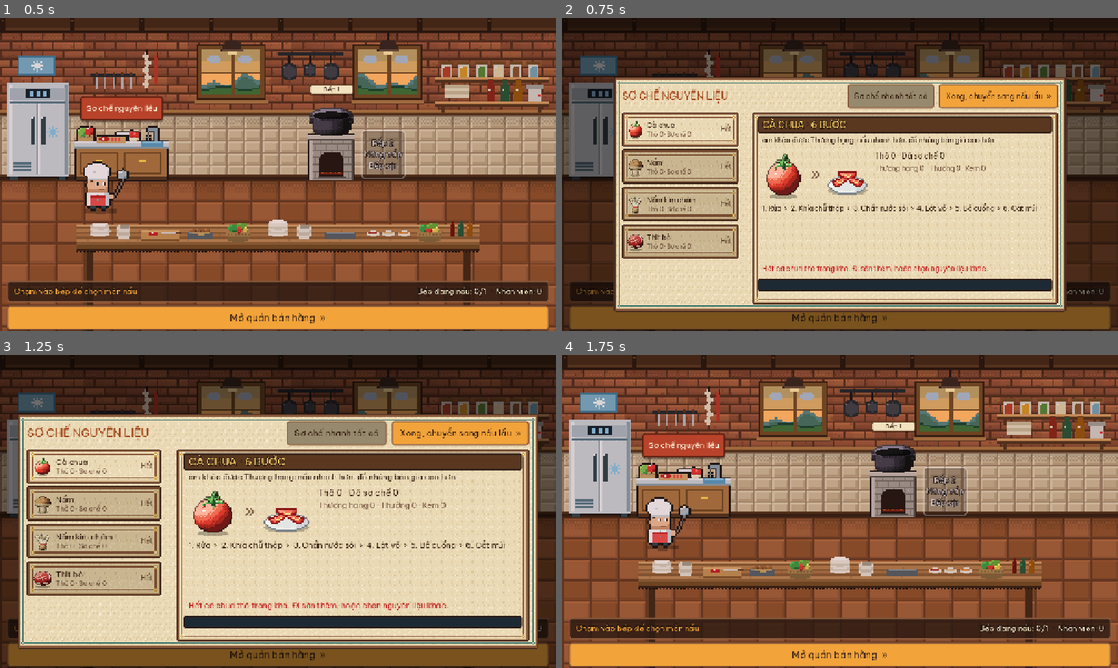
Above: before the commit, frames 1-4 (two rows, left to right).
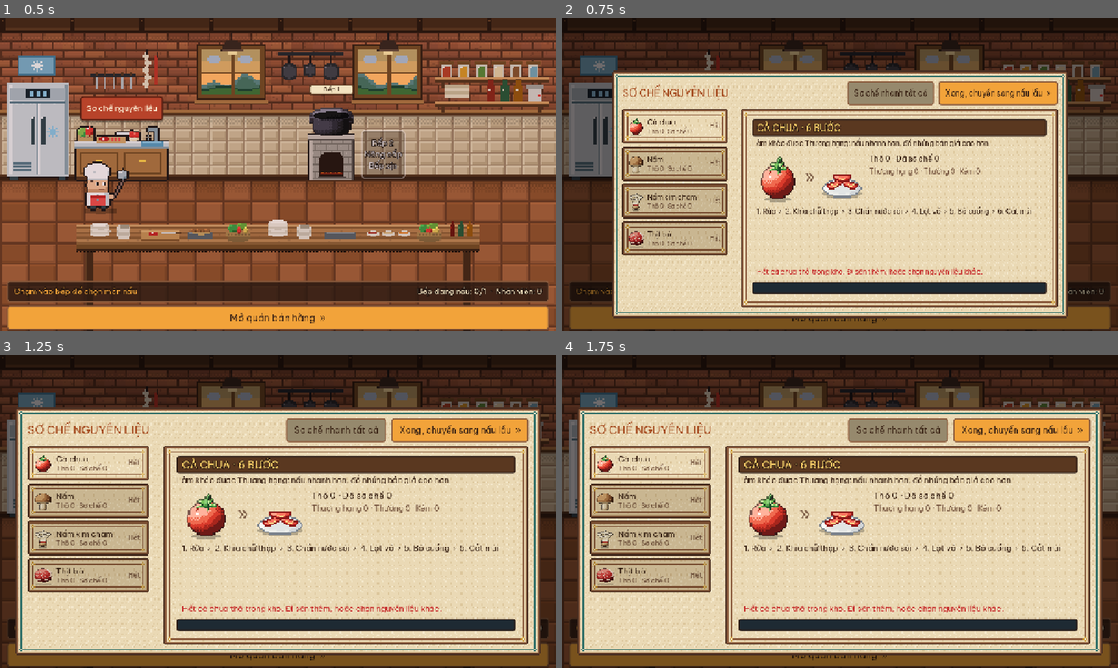
Above: after the commit, the same moments.

Repository: Znoywho/HotPot_SUNSUT
Game: Godot game, scene res://scenes/cook/cook_phase.tscn
Same seed, same stepped clock (60 frames per second), same inputs: the game is played once before the commit and once after it. This scene is started directly instead of the project's main scene.
Inputs:
- Up to frame 1 (0.5 s): no input
- Up to frame 2 (0.75 s): click "Sơ chế nguyên liệu" at 0.5 s
- Up to frame 3 (1.25 s): no input
- Up to frame 4 (1.75 s): click "Mở quán bán hàng »" at 1.25 s

Frame 1 is identical in both runs. In frame 2, 27% of the frame differs, in the area x 9-91%, y 16-96%; in frame 3, 32%; in frame 4, 95%, in the area x 0-100%, y 0-100%.

Commit message:
[Cần Tuấn xem] Bảng Sơ chế: lề trong khung >= viền, tiêu đề / gợi ý / thanh tiến độ rộng bằng vùng chơi (giống bảng Dọn dẹp)

Diff:
--- a/scenes/cook/prep_panel.gd
+++ b/scenes/cook/prep_panel.gd
@@ -20,10 +20,10 @@
 	"roll_ball": preload("res://scenes/cook/prep_actions/roll_ball.gd"),
 	"skewer": preload("res://scenes/cook/prep_actions/skewer.gd"),
 }
-const PANEL_SIZE := Vector2(1200, 540)
+const PANEL_SIZE := Vector2(1210, 570) ## Vừa danh sách + vùng chơi 780x300 với lề >= viền khung (24 px).
 const BAR_HEIGHT := 28.0 ## Đủ cao để chữ 18px nằm trong thanh tiến độ.
 const HUD_SHIFT := 46.0 ## Dời khung xuống dưới thanh HUD.
-const LIST_W := 330.0
+const LIST_W := 300.0
 const GRADE_TEXT := ["HỎNG!", "ỔN", "HOÀN HẢO!"]
 const GRADE_COLOR := [Color("ff8a80"), Color("fff59d"), Color("ffd54f")]
 
@@ -67,7 +67,7 @@
 			close_panel())
 
 	var panel := PanelContainer.new()
-	panel.add_theme_stylebox_override("panel", HuntUI.paper_style("paper_panel", 8, Vector2(22, 16)))
+	panel.add_theme_stylebox_override("panel", HuntUI.paper_style("paper_panel", 8, Vector2(28, 24))) # lề >= viền khung 8x3 px để chữ không đè viền
 	# Khung vừa tầm mắt: giữa màn, chừa chỗ cho thanh HUD phía trên.
 	panel.anchor_left = 0.5
 	panel.anchor_right = 0.5
@@ -118,11 +118,13 @@
 	list_margin.add_child(_list)
 
 	var game_card := PanelContainer.new()
-	game_card.add_theme_stylebox_override("panel", HuntUI.paper_style("paper_card", 8, Vector2(16, 10)))
+	game_card.add_theme_stylebox_override("panel", HuntUI.paper_style("paper_card", 8, Vector2(26, 24)))
 	game_card.size_flags_horizontal = SIZE_EXPAND_FILL
 	body.add_child(game_card)
 	var gbox := VBoxContainer.new()
 	gbox.add_theme_constant_override("separation", 4)
+	gbox.size_flags_horizontal = SIZE_SHRINK_CENTER ## Tiêu đề, gợi ý, thanh tiến độ rộng đúng bằng vùng chơi.
+	gbox.custom_minimum_size.x = PrepAction.AREA.x
 	game_card.add_child(gbox)
 	var banner := PanelContainer.new()
 	var bs := StyleBoxFlat.new()
@@ -164,7 +166,7 @@
 	_bar.add_theme_stylebox_override("fill", bar_fill)
 	_bar.max_value = 1.0
 	_bar.custom_minimum_size = Vector2(0, BAR_HEIGHT)
-	gbox.add_child(_bar) # Thanh chạy hết bề ngang thẻ, số Hoàn hảo/Ổn/Hỏng nằm gọn trong thanh.
+	gbox.add_child(_bar) # Thanh rộng bằng vùng chơi, số Hoàn hảo/Ổn/Hỏng nằm gọn trong thanh.
 	_status = HuntUI.outlined_label("", 18, Color("fbe9d0"))
 	_status.set_anchors_and_offsets_preset(PRESET_FULL_RECT)
 	_status.horizontal_alignment = HORIZONTAL_ALIGNMENT_CENTER
